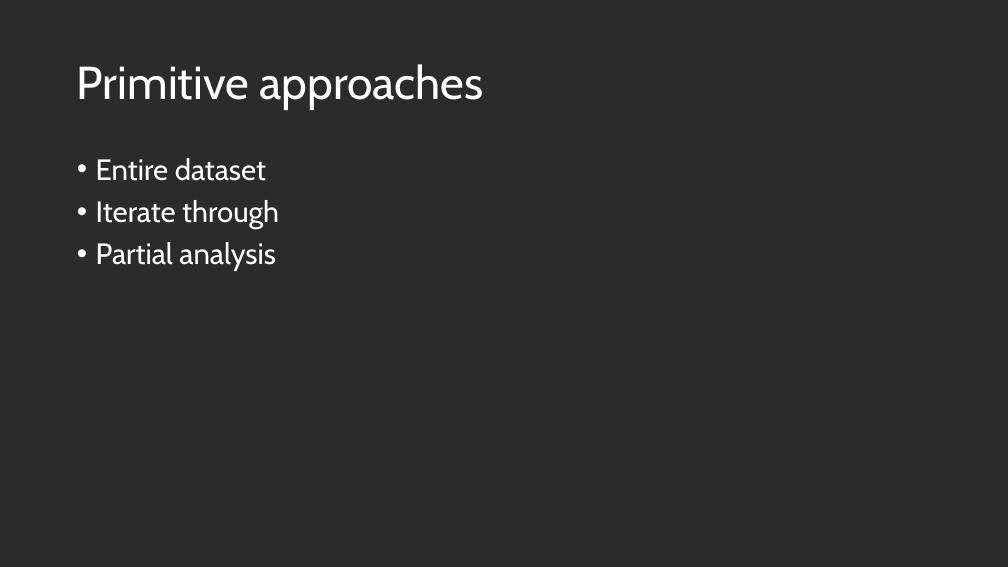
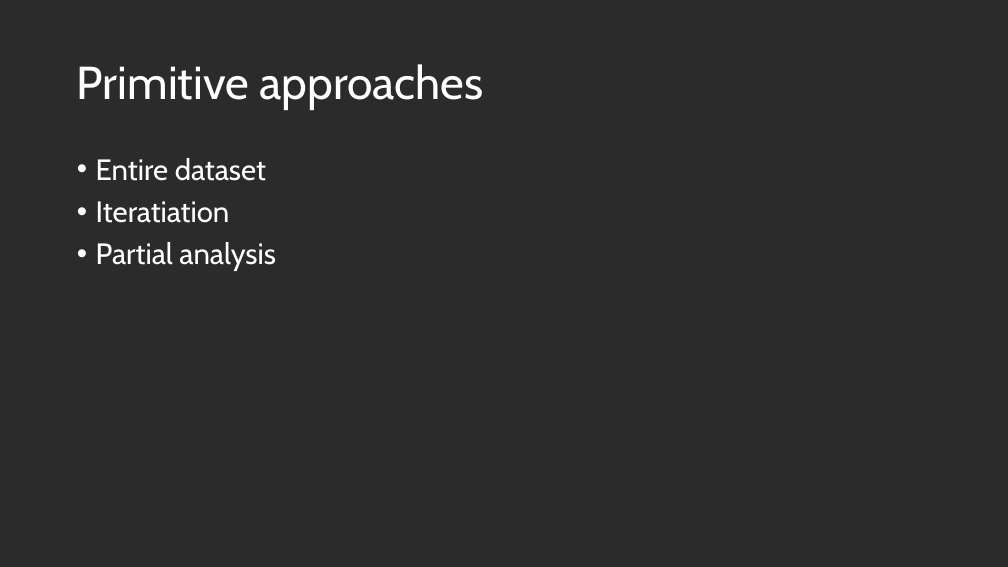
Before and after one commit to us-ja/GWAS_Internship_2025, a slide deck: slide 9 of Presentation/End_of_internship.pptx (slide 8 before the commit). Drawn at 1008x567 pixels with LibreOffice and Linux fonts; fonts in the diff are those of the drawing; background and template pictures are left out; a plain dark background stands for a picture behind light text. Boxes give left, top, right and bottom in pixels: in the first picture for what was removed or moved away, otherwise in the second. Text is boxed around its words. In the diff, an @@ line names an element or a change of style, - is before the commit and + after.

```diff
--- a/Presentation/End_of_internship.pptx
+++ b/Presentation/End_of_internship.pptx
@@ text at box(96, 201, 230, 223): text changed @@
-• Iterate through
+• Iteratiation
```
Also in this commit, not shown: 6 other slides changed, 3 slides added, 2 slides removed.
